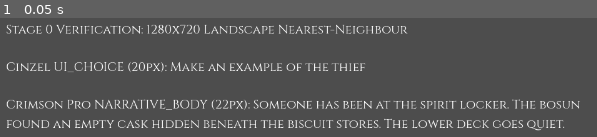
Above: before the commit, frame 1.
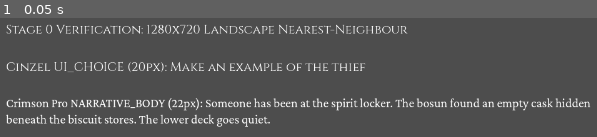
Above: after the commit, the same moment.

Repository: mcgrj/deadreckoning
Game: Godot game, scene res://test/PixelArtVerification.tscn
Two runs of this game, one before a commit and one after it. Both use one fixed random seed, a clock stepped at 60 frames per second and the inputs below.
Inputs:
- Up to frame 1 (0.05 s): no input

The runs differ from the first frame. In frame 1, 7.4% of the frame differs, in the area x 1-99%, y 67-95%.

Commit message:
feat(stage-0): verification scene passes — commit Godot-generated import files and restore clean theme

Diff:
--- /dev/null
+++ b/game/icon.svg
@@ -0,0 +1 @@
+<svg xmlns="http://www.w3.org/2000/svg" width="128" height="128"><rect width="124" height="124" x="2" y="2" fill="#363d52" stroke="#212532" stroke-width="4" rx="14"/><g fill="#fff" transform="translate(12.322 12.322)scale(.101)"><path d="M105 673v33q407 354 814 0v-33z"/><path fill="#478cbf" d="m105 673 152 14q12 1 15 14l4 67 132 10 8-61q2-11 15-15h162q13 4 15 15l8 61 132-10 4-67q3-13 15-14l152-14V427q30-39 56-81-35-59-83-108-43 20-82 47-40-37-88-64 7-51 8-102-59-28-123-42-26 43-46 89-49-7-98 0-20-46-46-89-64 14-123 42 1 51 8 102-48 27-88 64-39-27-82-47-48 49-83 108 26 42 56 81zm0 33v39c0 276 813 276 814 0v-39l-134 12-5 69q-2 10-14 13l-162 11q-12 0-16-11l-10-65H446l-10 65q-4 11-16 11l-162-11q-12-3-14-13l-5-69z"/><path d="M483 600c0 34 58 34 58 0v-86c0-34-58-34-58 0z"/><circle cx="725" cy="526" r="90"/><circle cx="299" cy="526" r="90"/></g><g fill="#414042" transform="translate(12.322 12.322)scale(.101)"><circle cx="307" cy="532" r="60"/><circle cx="717" cy="532" r="60"/></g></svg>
--- a/game/test/PixelArtVerification.tscn
+++ b/game/test/PixelArtVerification.tscn
@@ -1,34 +1,38 @@
-[gd_scene load_steps=2 format=3 uid="uid://pixel_art_verify"]
+[gd_scene format=3 uid="uid://d25xcrfe82gyx"]
 
-[ext_resource type="Script" path="res://test/PixelArtVerification.gd" id="1"]
+[ext_resource type="Script" uid="uid://7qg6cb23trtl" path="res://test/PixelArtVerification.gd" id="1"]
+[ext_resource type="FontFile" uid="uid://dsew0miptexk6" path="res://assets/fonts/Cinzel-Regular.ttf" id="2_r5q83"]
+[ext_resource type="FontFile" uid="uid://b6kswnb3jytev" path="res://assets/fonts/CrimsonPro-Regular.ttf" id="3_04dsd"]
 
-[node name="PixelArtVerification" type="Node2D"]
+[node name="PixelArtVerification" type="Node2D" unique_id=665171974]
 script = ExtResource("1")
 
-[node name="Background" type="ColorRect" parent="."]
+[node name="Background" type="ColorRect" parent="." unique_id=1873411816]
 anchors_preset = 15
 anchor_right = 1.0
 anchor_bottom = 1.0
 color = Color(0.027, 0.063, 0.106, 1)
 
-[node name="Label" type="Label" parent="."]
+[node name="Label" type="Label" parent="." unique_id=318242544]
 offset_left = 40.0
 offset_top = 40.0
 offset_right = 640.0
 offset_bottom = 80.0
 text = "Stage 0 Verification: 1280x720 Landscape Nearest-Neighbour"
 
-[node name="CinzelLabel" type="Label" parent="."]
+[node name="CinzelLabel" type="Label" parent="." unique_id=62171480]
 offset_left = 40.0
 offset_top = 100.0
 offset_right = 800.0
 offset_bottom = 140.0
+theme_override_fonts/font = ExtResource("2_r5q83")
 text = "Cinzel UI_CHOICE (20px): Make an example of the thief"
 
-[node name="CrimsonLabel" type="Label" parent="."]
+[node name="CrimsonLabel" type="Label" parent="." unique_id=459755828]
 offset_left = 40.0
 offset_top = 160.0
 offset_right = 1000.0
 offset_bottom = 340.0
+theme_override_fonts/font = ExtResource("3_04dsd")
 text = "Crimson Pro NARRATIVE_BODY (22px): Someone has been at the spirit locker. The bosun found an empty cask hidden beneath the biscuit stores. The lower deck goes quiet."
 autowrap_mode = 3
Not shown, added: game/assets/fonts/Cinzel-Regular.ttf.import
Not shown, added: game/assets/fonts/CrimsonPro-Italic.ttf.import
Not shown, added: game/assets/fonts/CrimsonPro-Regular.ttf.import
Not shown, added: game/icon.svg.import
Not shown, added: game/src/constants/FontSizes.gd.uid
Not shown, added: game/src/constants/Palette.gd.uid
Not shown, added: game/test/PixelArtVerification.gd.uid
Not shown, added: game/.editorconfig
Not shown, added: game/.gitattributes
Not shown, added: game/.gitignore
